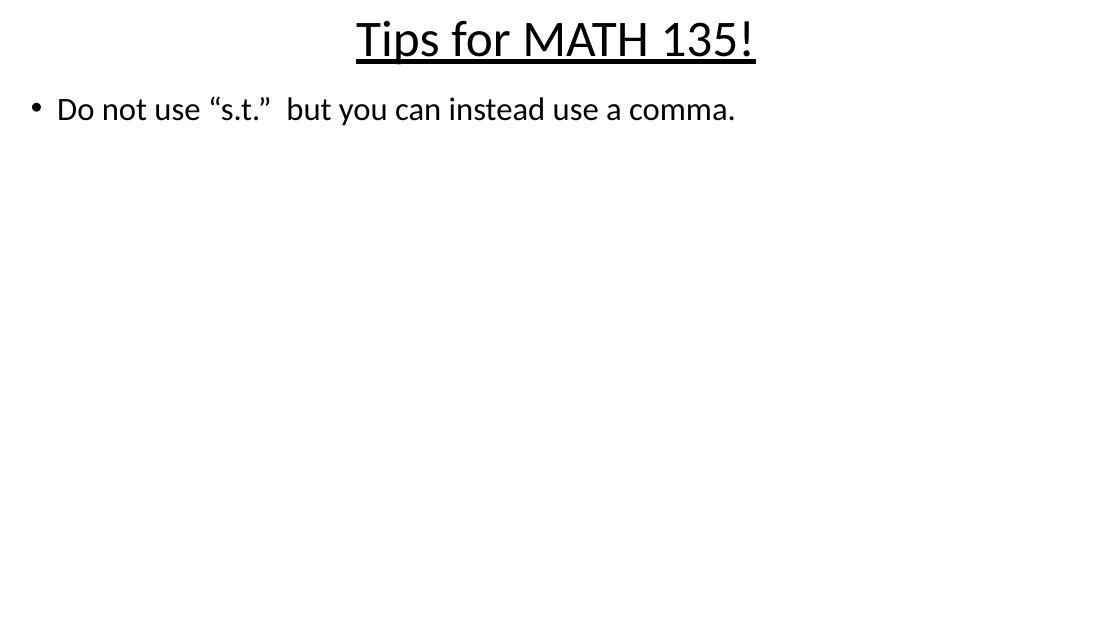
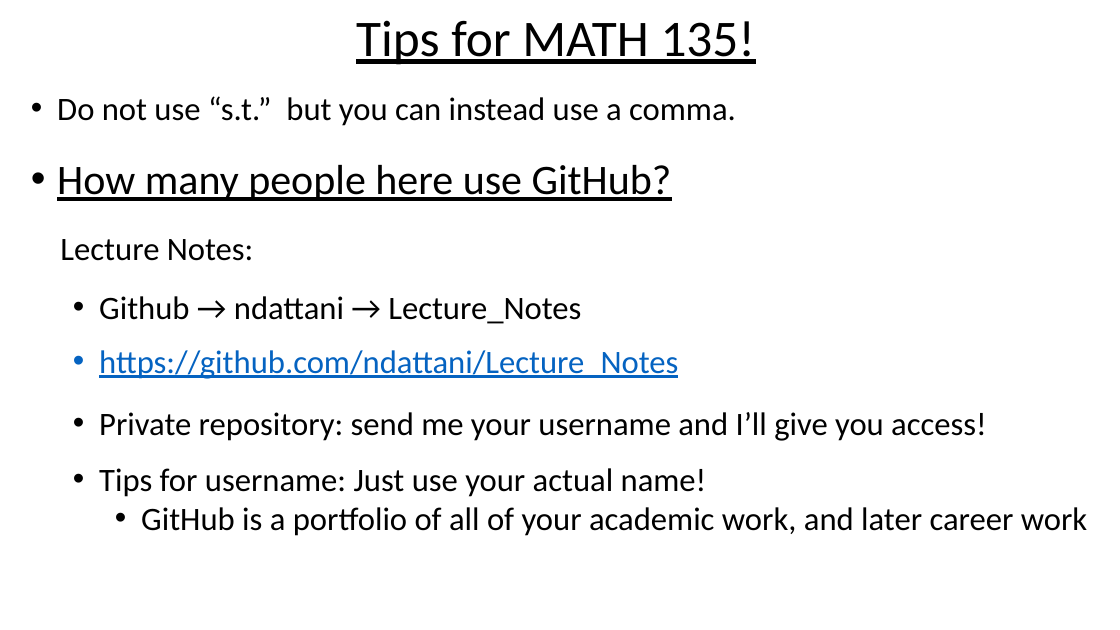
Before and after one commit to ndattani/Lecture_Notes, a slide deck: slide 6 of University_of_Waterloo/Fall_2021/MATH135/UW_Fall2021_MATH135_Lecture4.pptx. Drawn at 1120x630 pixels with LibreOffice and Linux fonts; fonts in the diff are those of the drawing. Boxes give left, top, right and bottom in pixels: in the first picture for what was removed or moved away, otherwise in the second. Text is boxed around its words. In the diff, an @@ line names an element or a change of style, - is before the commit and + after.

```diff
--- a/University_of_Waterloo/Fall_2021/MATH135/UW_Fall2021_MATH135_Lecture4.pptx
+++ b/University_of_Waterloo/Fall_2021/MATH135/UW_Fall2021_MATH135_Lecture4.pptx
@@ text at [57,165,1087,536]: paragraphs added @@
+• How many people here use GitHub?
+Lecture Notes:
+  • Github → ndattani → Lecture_Notes
+  • https://github.com/ndattani/Lecture_Notes
+  • Private repository: send me your username and I’ll give you access!
+  • Tips for username: Just use your actual name!
+    • GitHub is a portfolio of all of your academic work, and later career work
```
Also in this commit, not shown: 1 other slide changed, 9 slides added.
